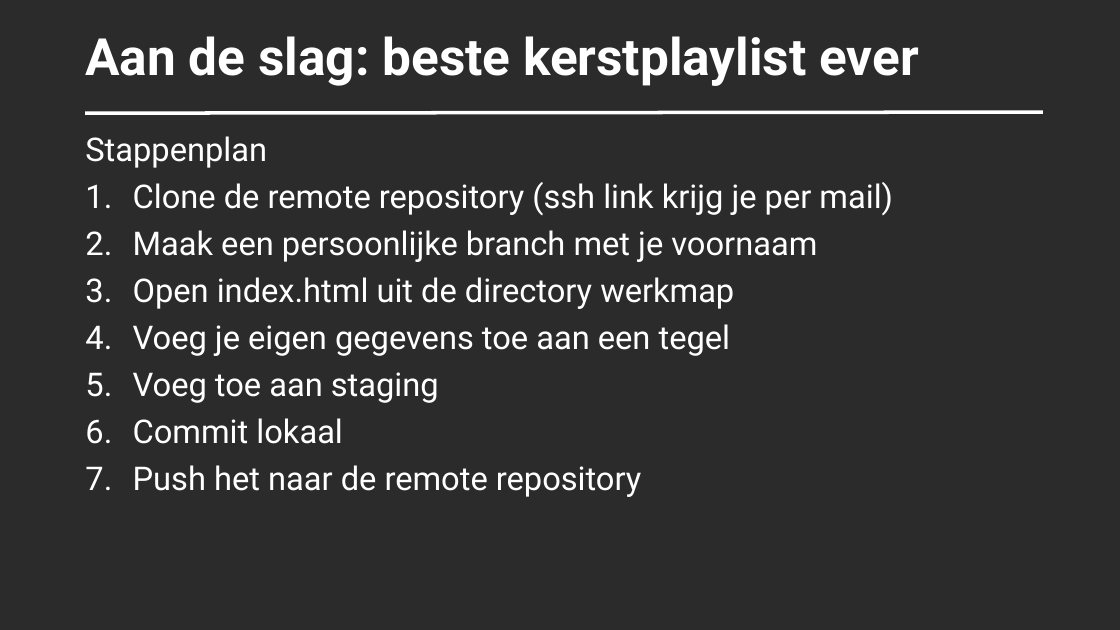
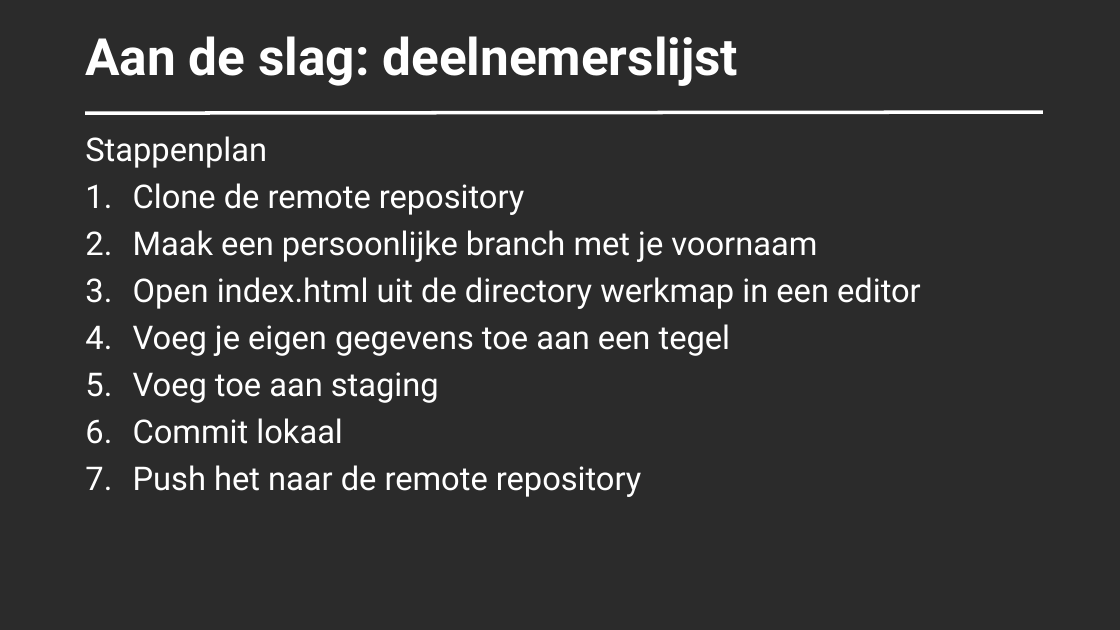
Before and after one commit to SUPERPNL/GIT-Cursus-SxBlue-2026, a slide deck: slide 19 of docs/20261101_gitcursus_SxBlue.pptx. Drawn at 1120x630 pixels with LibreOffice and Linux fonts; fonts in the diff are those of the drawing; background and template pictures are left out; a plain dark background stands for a picture behind light text. Boxes give left, top, right and bottom in pixels: in the first picture for what was removed or moved away, otherwise in the second. Text is boxed around its words. In the diff, an @@ line names an element or a change of style, - is before the commit and + after.

```diff
--- a/docs/20261101_gitcursus_SxBlue.pptx
+++ b/docs/20261101_gitcursus_SxBlue.pptx
@@ title at bbox=[85, 36, 738, 86]: text changed @@
-Aan de slag: beste kerstplaylist ever
+Aan de slag: deelnemerslijst
@@ text at bbox=[133, 183, 524, 215]: text changed @@
-1. Clone de remote repository (ssh link krijg je per mail)
+1. Clone de remote repository
@@ text at bbox=[133, 277, 921, 309]: text changed @@
-3. Open index.html uit de directory werkmap
+3. Open index.html uit de directory werkmap in een editor
```
Also in this commit, not shown: 6 other slides changed, 11 slides removed, 1 other file.
